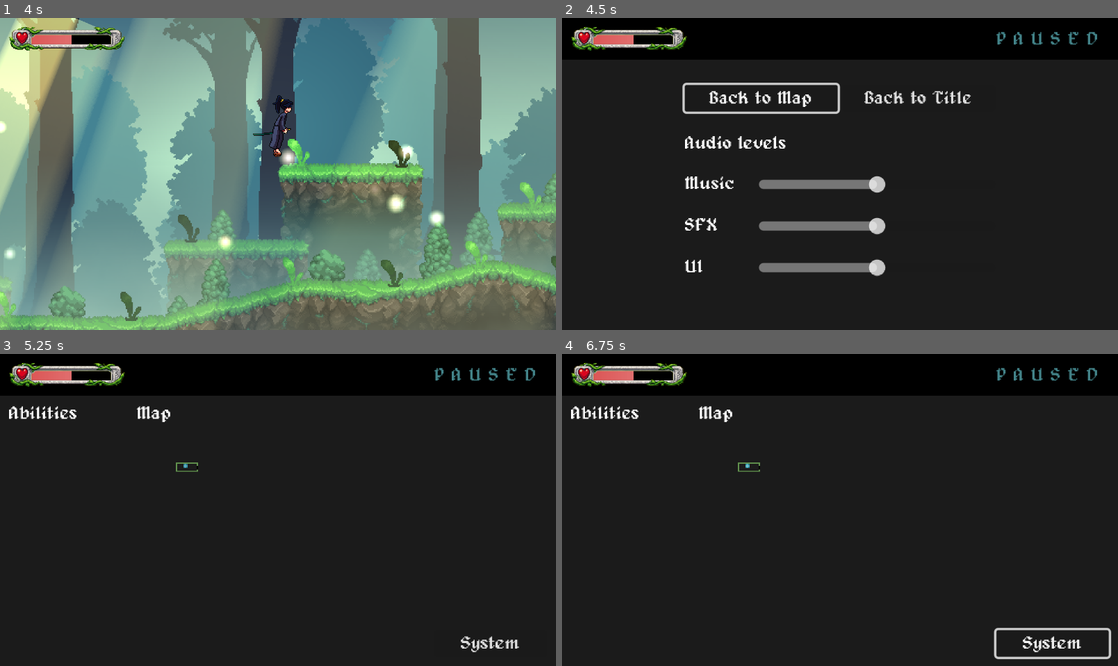
Above: before the commit, frames 1-4 (two rows, left to right).
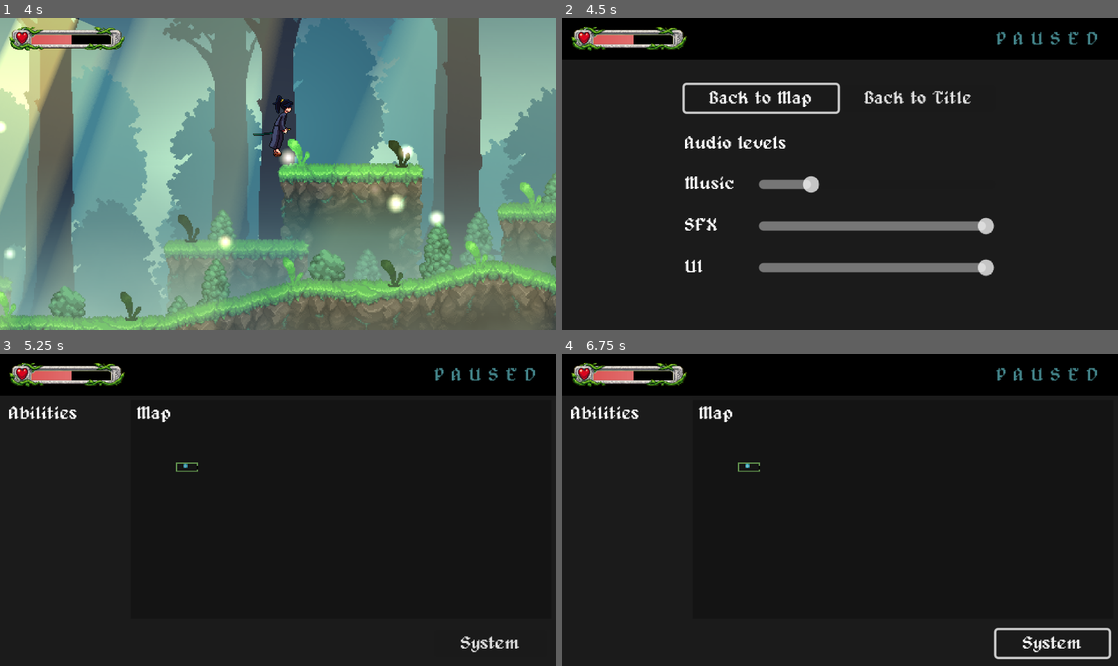
Above: after the commit, the same moments.

Repository: MihailJordanov/Yonderfall
Game: Godot game, scene res://levels/00_forest/f_01.tscn
The game is run twice, just before and just after one commit, with the same random seed, the same clock (stepped at 60 frames per second) and the same inputs.
Inputs (mouse positions are in pixels of both pictures, inside the frame that each line leads up to):
- Up to frame 1 (4 s): tap Enter at 0.5 s; move the mouse to (400, 158) at 0.52 s; hold S (action) 0.53-1.28 s; hold Right (right) 0.53-2.03 s; click (400, 158) at 0.67 s; tap Space (jump) at 0.77, 1.52, 3.02, 3.77 s; move the mouse to (166, 189) at 1.27 s; tap S (action) at 1.35, 3.05 s; move the mouse to (333, 105) at 2.02 s; hold Left (left) 2.03-2.78 s; hold S (action) 2.03-2.78 s; tap X (attack) at 2.1 s; move the mouse to (250, 236) at 2.77 s; hold Right (right) from 2.78 s (still down); tap C (dash) at 2.85 s; click (250, 236) at 2.92 s; move the mouse to (444, 220) at 3.52 s; hold S (action) from 3.53 s (still down); tap 8 at 3.6 s
- Up to frame 2 (4.5 s): tap Escape (pause) at 4.15 s; release Right (right) at 4.25 s; release S (action) at 4.25 s; click "System" at 4.25 s
- Up to frame 3 (5.25 s): click "Back to Map" at 5 s
- Up to frame 4 (6.75 s): tap Space (jump) at 5.75, 6.02 s; move the mouse to (673, 463) at 5.77 s; hold Left (left) 5.78-6.53 s; tap 9 at 5.85 s; tap S (action) at 6.05 s; tap Enter at 6.5 s; move the mouse to (867, 510) at 6.52 s; hold Right (right) from 6.53 s (still down); hold S (action) from 6.53 s (still down); tap 1 at 6.6 s; click (867, 510) at 6.67 s

Frame 1 is identical in both runs. In frame 2, 2.1% of the frame differs, in the area x 43-78%, y 50-83%; in frame 3, less than 0.1%; in frame 4, less than 0.1%.

Commit message:
Adding Music, UI and SFX

Diff:
--- /dev/null
+++ b/00_global/audio/audio.gd
@@ -0,0 +1,129 @@
+# Audio
+extends Node
+
+enum REVERB_TYPE { NONE, SMALL, MEDIUM, LARGE }
+
+@export var ui_focus_audio : AudioStream
+@export var ui_select_audio : AudioStream
+@export var ui_cancel_audio : AudioStream
+@export var ui_success_audio : AudioStream
+@export var ui_error_audio : AudioStream
+
+var current_track : int = 0
+var music_tweens : Array[ Tween ]
+var ui_audio_player : AudioStreamPlaybackPolyphonic
+
+@onready var music_1: AudioStreamPlayer = %Music1
+@onready var music_2: AudioStreamPlayer = %Music2
+@onready var ui: AudioStreamPlayer = %UI
+
+func _ready() -> void:
+	ui.play()
+	ui_audio_player = ui.get_stream_playback()
+	pass
+
+
+func play_music( audio : AudioStream ) -> void:
+	var current_player : AudioStreamPlayer = get_music_player( current_track )
+	if current_player.stream == audio:
+		return
+
+	var next_track : int = wrapi( current_track + 1, 0, 2 )
+	var next_player : AudioStreamPlayer = get_music_player( next_track )
+
+	next_player.stream = audio
+	next_player.play()
+
+	for t in music_tweens:
+		t.kill()
+	music_tweens.clear()
+
+	fade_track_out( current_player )
+	fade_track_in( next_player )
+
+	current_track = next_track
+
+	pass
+
+func get_music_player( i : int ) -> AudioStreamPlayer:
+	if i == 0:
+		return music_1
+	else:
+		return music_2
+
+
+func fade_track_out( player : AudioStreamPlayer ) -> void:
+	var tween : Tween = create_tween()
+	music_tweens.append( tween )
+	tween.tween_property( player, "volume_linear", 0.0, 1.5 )
+	tween.tween_callback( player.stop )
+	pass
+
+
+func fade_track_in( player : AudioStreamPlayer ) -> void:
+	var tween : Tween = create_tween()
+	music_tweens.append( tween )
+	tween.tween_property( player, "volume_linear", 1.0, 1.0 )
+	pass
+
+
+func set_reverb( type : REVERB_TYPE ) -> void:
+	var reverb_fx : AudioEffectReverb = AudioServer.get_bus_effect( 1, 0 )
+	if not reverb_fx:
+		return
+
+	AudioServer.set_bus_effect_enabled( 1, 0, true )
+	match type:
+		REVERB_TYPE.NONE:
+			AudioServer.set_bus_effect_enabled( 1, 0, false )
+		REVERB_TYPE.SMALL:
+			reverb_fx.room_size = 0.2
+		REVERB_TYPE.MEDIUM:
+			reverb_fx.room_size = 0.5
+		REVERB_TYPE.LARGE:
+			reverb_fx.room_size = 0.8
+	pass
+
+func play_spatial_sound( audio : AudioStream, pos : Vector2 ) -> void:
+	var ap : AudioStreamPlayer2D = AudioStreamPlayer2D.new()
+	add_child( ap )
+	ap.bus = "SFX"
+	ap.global_position = pos
+	ap.stream = audio
+	ap.finished.connect( ap.queue_free )
+	ap.play()
+	pass
+
+#region /// ui functions
+func play_ui_audio( audio : AudioStream ) -> void:
+	if ui_audio_player:
+		ui_audio_player.play_stream( audio )
+	pass
+
+func ui_focus_change() -> void:
+	play_ui_audio( ui_focus_audio )
+	pass
+
+func ui_select() -> void:
+	play_ui_audio( ui_select_audio )
+	pass
+
+func ui_cancel() -> void:
+	play_ui_audio( ui_cancel_audio )
+	pass
+
+func ui_success() -> void:
+	play_ui_audio( ui_success_audio )
+	pass
+
+func ui_error() -> void:
+	play_ui_audio( ui_error_audio )
+	pass
+#endregion
+
+
+func setup_button_audio( node : Node ) -> void:
+	for c in node.find_children( "*", "Button" ):
+		c.pressed.connect( ui_select )
+		c.focus_entered.connect( ui_focus_change )
+	pass
--- /dev/null
+++ b/00_global/audio/audio.tscn
@@ -0,0 +1,33 @@
+[gd_scene load_steps=8 format=3 uid="uid://d1an2f87nkesw"]
+
+[ext_resource type="Script" uid="uid://6pil6op7fckk" path="res://00_global/audio/audio.gd" id="1_qqy3t"]
+[ext_resource type="AudioStream" uid="uid://cb7u7dfalhndf" path="res://00_global/audio/ui_audio/ui_bloop_audio.wav" id="2_4l0er"]
+[ext_resource type="AudioStream" uid="uid://s23v2ml70kl2" path="res://00_global/audio/ui_audio/ui_select_audio.wav" id="3_dvici"]
+[ext_resource type="AudioStream" uid="uid://bblx3mto6h7fe" path="res://00_global/audio/ui_audio/ui_woosh.wav" id="4_6abs4"]
+[ext_resource type="AudioStream" uid="uid://itmdhofk6y5n" path="res://00_global/audio/ui_audio/ui_success_audio.wav" id="5_ts5ui"]
+[ext_resource type="AudioStream" uid="uid://bdopfejwfxyp0" path="res://00_global/audio/ui_audio/ui_error_audio.wav" id="6_diqwh"]
+
+[sub_resource type="AudioStreamPolyphonic" id="AudioStreamPolyphonic_6i7w7"]
+polyphony = 16
+
+[node name="Audio" type="Node"]
+process_mode = 3
+script = ExtResource("1_qqy3t")
+ui_focus_audio = ExtResource("2_4l0er")
+ui_select_audio = ExtResource("3_dvici")
+ui_cancel_audio = ExtResource("4_6abs4")
+ui_success_audio = ExtResource("5_ts5ui")
+ui_error_audio = ExtResource("6_diqwh")
+
+[node name="Music1" type="AudioStreamPlayer" parent="."]
+unique_name_in_owner = true
+bus = &"Music"
+
+[node name="Music2" type="AudioStreamPlayer" parent="."]
+unique_name_in_owner = true
+bus = &"Music"
+
+[node name="UI" type="AudioStreamPlayer" parent="."]
+unique_name_in_owner = true
+stream = SubResource("AudioStreamPolyphonic_6i7w7")
+bus = &"UI"
--- a/00_global/save_manager.gd
+++ b/00_global/save_manager.gd
@@ -1,6 +1,7 @@
 #SaveManger Script
 extends Node
 
+const CONFIG_FILE_PATH = "user://settings.cfg"
 const SLOTS : Array[ String ] = [
 	"save_01", "save_02", "save_03"
 ]
@@ -12,6 +13,7 @@
 
 
 func _ready() -> void:
+	load_configuration()
 	SceneManager.scene_entered.connect( _on_scene_entered )
 	pass
 
@@ -127,3 +129,30 @@
 	else:
 		discovered_areas.append( scene_uid )
 	pass
+
+#region Configuration Settings
+
+func save_configuration() -> void:
+	var config := ConfigFile.new()
+	config.set_value( "audio", "music", AudioServer.get_bus_volume_linear(2) )
+	config.set_value( "audio", "sfx", AudioServer.get_bus_volume_linear(3) )
+	config.set_value( "audio", "ui", AudioServer.get_bus_volume_linear(4) )
+	config.save( CONFIG_FILE_PATH )
+	pass
+
+func load_configuration() -> void:
+	var config := ConfigFile.new()
+	var err = config.load( CONFIG_FILE_PATH )
+	if err != OK:
+		AudioServer.set_bus_volume_linear( 2, 0.2 )
+		AudioServer.set_bus_volume_linear( 3, 1.0 )
+		AudioServer.set_bus_volume_linear( 4, 1.0 )
+		save_configuration()
+		return
+
+	AudioServer.set_bus_volume_linear( 2, config.get_value( "audio", "music", 0.8 ) )
+	AudioServer.set_bus_volume_linear( 3, config.get_value( "audio", "sfx", 1.0 ) )
+	AudioServer.set_bus_volume_linear( 4, config.get_value( "audio", "ui", 1.0 ) )
+	pass
+
+#endregion
--- /dev/null
+++ b/default_bus_layout.tres
@@ -0,0 +1,32 @@
+[gd_resource type="AudioBusLayout" load_steps=2 format=3 uid="uid://1jc4qbrrxoha"]
+
+[sub_resource type="AudioEffectReverb" id="AudioEffectReverb_j3pel"]
+resource_name = "Reverb"
+
+[resource]
+bus/1/name = &"EffectPass"
+bus/1/solo = false
+bus/1/mute = false
+bus/1/bypass_fx = false
+bus/1/volume_db = 0.0
+bus/1/send = &"Master"
+bus/1/effect/0/effect = SubResource("AudioEffectReverb_j3pel")
+bus/1/effect/0/enabled = false
+bus/2/name = &"Music"
+bus/2/solo = false
+bus/2/mute = false
+bus/2/bypass_fx = false
+bus/2/volume_db = 0.0
+bus/2/send = &"EffectPass"
+bus/3/name = &"SFX"
+bus/3/solo = false
+bus/3/mute = false
+bus/3/bypass_fx = false
+bus/3/volume_db = 0.0
+bus/3/send = &"EffectPass"
+bus/4/name = &"UI"
+bus/4/solo = false
+bus/4/mute = false
+bus/4/bypass_fx = false
+bus/4/volume_db = 0.0
+bus/4/send = &"Master"
--- a/general/door_and_switch/door.gd
+++ b/general/door_and_switch/door.gd
@@ -2,7 +2,7 @@
 @icon( "res://general/icons/door.svg" )
 class_name Door extends Node2D
 
-const DOOR_CRASH_AUDIO = preload("uid://csv33syapqfst")
+const DOOR_CRASH_AUDIO = preload("uid://booi4gte0ko1r")
 
 @onready var animation_player: AnimationPlayer = $AnimationPlayer
 
@@ -19,6 +19,7 @@
 	pass
 
 func _on_switch_activated() -> void:
+	Audio.play_spatial_sound( DOOR_CRASH_AUDIO, global_position )
 	animation_player.play( "open" )
 	pass
 
--- a/general/door_and_switch/swich.gd
+++ b/general/door_and_switch/switch.gd
@@ -32,7 +32,7 @@
 	pass
 
 func _on_player_interacted( _player : Player ) -> void:
-
+	Audio.play_spatial_sound( DOOR_SWITCH_AUDIO, global_position )
 	SaveManager.persistent_data[ unique_name() ] = "open"
 	activted.emit()
 	set_open()
--- a/general/door_and_switch/swich.tscn
+++ b/general/door_and_switch/switch.tscn
@@ -1,6 +1,6 @@
 [gd_scene load_steps=4 format=3 uid="uid://cj7cpe3hvdewm"]
 
-[ext_resource type="Script" uid="uid://b0m55jbnhsgkb" path="res://general/door_and_switch/swich.gd" id="1_fdnrw"]
+[ext_resource type="Script" uid="uid://b0m55jbnhsgkb" path="res://general/door_and_switch/switch.gd" id="1_fdnrw"]
 [ext_resource type="Texture2D" uid="uid://dcdisry7e7np7" path="res://general/door_and_switch/door_and_switch.png" id="1_kqpv6"]
 
 [sub_resource type="RectangleShape2D" id="RectangleShape2D_kqpv6"]
--- a/general/save_point/save_point.gd
+++ b/general/save_point/save_point.gd
@@ -25,5 +25,5 @@
 	SaveManager.save_game()
 	animation_player.play( "game_saved" )
 	animation_player.seek( 0 )
-
+	Audio.ui_success()
 	pass
--- a/levels/00_forest/c_01.tscn
+++ b/levels/00_forest/c_01.tscn
@@ -6,6 +6,8 @@
 [ext_resource type="PackedScene" uid="uid://dx6od3nsgcgi8" path="res://general/level_transition/level_transition.tscn" id="4_v2rms"]
 [ext_resource type="PackedScene" uid="uid://cn8agg0dff18h" path="res://general/general_spawn/player_spawn.tscn" id="5_qi1gy"]
 [ext_resource type="PackedScene" uid="uid://btwlujl2vkha8" path="res://general/save_point/save_point.tscn" id="6_0s5f4"]
+[ext_resource type="Script" uid="uid://dsi7na4bldclj" path="res://music/music_audio_trigger.gd" id="7_o3dtk"]
+[ext_resource type="AudioStream" uid="uid://26p12wkmv6od" path="res://music/adventure_01.mp3" id="8_o3dtk"]
 
 [node name="C01" type="Node2D"]
 
@@ -62,3 +64,9 @@
 
 [node name="SavePoint" parent="." instance=ExtResource("6_0s5f4")]
 position = Vector2(221, 334)
+
+[node name="MusicAutoTrigger" type="Node" parent="."]
+script = ExtResource("7_o3dtk")
+track = ExtResource("8_o3dtk")
+reverb = 1
+metadata/_custom_type_script = "uid://dsi7na4bldclj"
--- a/levels/00_forest/c_02.tscn
+++ b/levels/00_forest/c_02.tscn
@@ -6,7 +6,9 @@
 [ext_resource type="PackedScene" uid="uid://dx6od3nsgcgi8" path="res://general/level_transition/level_transition.tscn" id="4_wma0d"]
 [ext_resource type="PackedScene" uid="uid://cn8agg0dff18h" path="res://general/general_spawn/player_spawn.tscn" id="5_y15e0"]
 [ext_resource type="PackedScene" uid="uid://btswyg3g1oqnp" path="res://general/door_and_switch/door.tscn" id="6_u6uvq"]
-[ext_resource type="PackedScene" uid="uid://cj7cpe3hvdewm" path="res://general/door_and_switch/swich.tscn" id="7_ocngb"]
+[ext_resource type="PackedScene" uid="uid://cj7cpe3hvdewm" path="res://general/door_and_switch/switch.tscn" id="7_ocngb"]
+[ext_resource type="Script" uid="uid://dsi7na4bldclj" path="res://music/music_audio_trigger.gd" id="8_1tbvh"]
+[ext_resource type="AudioStream" uid="uid://26p12wkmv6od" path="res://music/adventure_01.mp3" id="9_2jikb"]
 
 [node name="C02" type="Node2D"]
 
@@ -70,3 +72,9 @@
 
 [node name="Swich" parent="Door" instance=ExtResource("7_ocngb")]
 position = Vector2(95, 2)
+
+[node name="MusicAutoTrigger" type="Node" parent="."]
+script = ExtResource("8_1tbvh")
+track = ExtResource("9_2jikb")
+reverb = 1
+metadata/_custom_type_script = "uid://dsi7na4bldclj"
--- a/levels/00_forest/d_01.tscn
+++ b/levels/00_forest/d_01.tscn
@@ -6,6 +6,8 @@
 [ext_resource type="Script" uid="uid://i0mj0vycwybm" path="res://general/scripts/level_bounds.gd" id="4_88eei"]
 [ext_resource type="PackedScene" uid="uid://dx6od3nsgcgi8" path="res://general/level_transition/level_transition.tscn" id="5_y5usq"]
 [ext_resource type="PackedScene" uid="uid://cn8agg0dff18h" path="res://general/general_spawn/player_spawn.tscn" id="6_b20by"]
+[ext_resource type="Script" uid="uid://dsi7na4bldclj" path="res://music/music_audio_trigger.gd" id="7_lbff1"]
+[ext_resource type="AudioStream" uid="uid://bvuoq71kx4occ" path="res://music/dungeon_02.mp3" id="8_2rt8j"]
 
 [node name="D01" type="Node2D"]
 
@@ -90,3 +92,9 @@
 
 [node name="PlayerSpawn" parent="." instance=ExtResource("6_b20by")]
 position = Vector2(1088, 353)
+
+[node name="MusicAutoTrigger" type="Node" parent="."]
+script = ExtResource("7_lbff1")
+track = ExtResource("8_2rt8j")
+reverb = 1
+metadata/_custom_type_script = "uid://dsi7na4bldclj"
--- a/levels/00_forest/d_02.tscn
+++ b/levels/00_forest/d_02.tscn
@@ -1,10 +1,12 @@
-[gd_scene load_steps=6 format=4 uid="uid://xg48m3hem7xn"]
+[gd_scene load_steps=8 format=4 uid="uid://xg48m3hem7xn"]
 
 [ext_resource type="TileSet" uid="uid://mre05p3xygab" path="res://levels/tilesets/main_street.tres" id="1_07dwc"]
 [ext_resource type="PackedScene" uid="uid://bhbrw7lh73x1f" path="res://levels/props/animated/torch.tscn" id="2_r7nao"]
 [ext_resource type="Script" uid="uid://i0mj0vycwybm" path="res://general/scripts/level_bounds.gd" id="3_2gxo5"]
 [ext_resource type="PackedScene" uid="uid://dx6od3nsgcgi8" path="res://general/level_transition/level_transition.tscn" id="4_xssef"]
 [ext_resource type="PackedScene" uid="uid://cn8agg0dff18h" path="res://general/general_spawn/player_spawn.tscn" id="5_w3ln6"]
+[ext_resource type="Script" uid="uid://dsi7na4bldclj" path="res://music/music_audio_trigger.gd" id="6_0wyga"]
+[ext_resource type="AudioStream" uid="uid://bvuoq71kx4occ" path="res://music/dungeon_02.mp3" id="7_hnpcb"]
 
 [node name="D02" type="Node2D"]
 
@@ -80,7 +82,7 @@
 position = Vector2(769, 894)
 size = 4
 location = 1
-target_level = "uid://cbovqo0unenrs"
+target_level = "uid://bvxtyfivmcpu0"
 target_area_name = "LevelTransition"
 
 [node name="DirectionalLight2D" type="DirectionalLight2D" parent="."]
@@ -91,3 +93,9 @@
 
 [node name="PlayerSpawn" parent="." instance=ExtResource("5_w3ln6")]
 position = Vector2(710, 372)
+
+[node name="MusicAutoTrigger" type="Node" parent="."]
+script = ExtResource("6_0wyga")
+track = ExtResource("7_hnpcb")
+reverb = 2
+metadata/_custom_type_script = "uid://dsi7na4bldclj"
--- a/levels/00_forest/d_03.tscn
+++ b/levels/00_forest/d_03.tscn
@@ -6,6 +6,8 @@
 [ext_resource type="Script" uid="uid://i0mj0vycwybm" path="res://general/scripts/level_bounds.gd" id="4_hdsfq"]
 [ext_resource type="PackedScene" uid="uid://dx6od3nsgcgi8" path="res://general/level_transition/level_transition.tscn" id="5_mt0p4"]
 [ext_resource type="PackedScene" uid="uid://cn8agg0dff18h" path="res://general/general_spawn/player_spawn.tscn" id="6_8k7e8"]
+[ext_resource type="Script" uid="uid://dsi7na4bldclj" path="res://music/music_audio_trigger.gd" id="7_5342b"]
+[ext_resource type="AudioStream" uid="uid://bvuoq71kx4occ" path="res://music/dungeon_02.mp3" id="8_hdsfq"]
 
 [node name="D03" type="Node2D"]
 
@@ -94,3 +96,9 @@
 
 [node name="PlayerSpawn" parent="." instance=ExtResource("6_8k7e8")]
 position = Vector2(87, 274)
+
+[node name="MusicAutoTrigger" type="Node" parent="."]
+script = ExtResource("7_5342b")
+track = ExtResource("8_hdsfq")
+reverb = 2
+metadata/_custom_type_script = "uid://dsi7na4bldclj"
--- a/levels/00_forest/d_04.tscn
+++ b/levels/00_forest/d_04.tscn
@@ -6,7 +6,9 @@
 [ext_resource type="PackedScene" uid="uid://dx6od3nsgcgi8" path="res://general/level_transition/level_transition.tscn" id="4_0ri7m"]
 [ext_resource type="PackedScene" uid="uid://cn8agg0dff18h" path="res://general/general_spawn/player_spawn.tscn" id="5_1hleu"]
 [ext_resource type="PackedScene" uid="uid://btswyg3g1oqnp" path="res://general/door_and_switch/door.tscn" id="6_x4thj"]
-[ext_resource type="PackedScene" uid="uid://cj7cpe3hvdewm" path="res://general/door_and_switch/swich.tscn" id="7_0ri7m"]
+[ext_resource type="PackedScene" uid="uid://cj7cpe3hvdewm" path="res://general/door_and_switch/switch.tscn" id="7_0ri7m"]
+[ext_resource type="Script" uid="uid://dsi7na4bldclj" path="res://music/music_audio_trigger.gd" id="8_1hleu"]
+[ext_resource type="AudioStream" uid="uid://bvuoq71kx4occ" path="res://music/dungeon_02.mp3" id="9_eficc"]
 
 [sub_resource type="CanvasItemMaterial" id="CanvasItemMaterial_x4thj"]
 blend_mode = 1
@@ -101,7 +103,7 @@
 size = 3
 location = 0
 target_level = "uid://xg48m3hem7xn"
-target_area_name = "LevelTransition2"
+target_area_name = "LevelTransition4"
 
 [node name="DirectionalLight2D" type="DirectionalLight2D" parent="."]
 color = Color(0.08702164, 0.099469066, 0.09381115, 1)
@@ -126,3 +128,9 @@
 randomness = 0.85
 visibility_rect = Rect2(-550, -300, 1000, 400)
 process_material = SubResource("ParticleProcessMaterial_eficc")
+
+[node name="MusicAutoTrigger" type="Node" parent="."]
+script = ExtResource("8_1hleu")
+track = ExtResource("9_eficc")
+reverb = 3
+metadata/_custom_type_script = "uid://dsi7na4bldclj"
--- a/levels/00_forest/f_01.tscn
+++ b/levels/00_forest/f_01.tscn
@@ -8,6 +8,8 @@
 [ext_resource type="Script" uid="uid://i0mj0vycwybm" path="res://general/scripts/level_bounds.gd" id="6_u8wdh"]
 [ext_resource type="PackedScene" uid="uid://dx6od3nsgcgi8" path="res://general/level_transition/level_transition.tscn" id="7_644ei"]
 [ext_resource type="PackedScene" uid="uid://cn8agg0dff18h" path="res://general/general_spawn/player_spawn.tscn" id="8_36vfp"]
+[ext_resource type="Script" uid="uid://dsi7na4bldclj" path="res://music/music_audio_trigger.gd" id="9_lu13m"]
+[ext_resource type="AudioStream" uid="uid://cw24ii4kfdylq" path="res://music/forest_02.mp3" id="10_xgv2r"]
 
 [sub_resource type="Gradient" id="Gradient_o526s"]
 colors = PackedColorArray(1, 1, 1, 1, 1, 1, 1, 0)
@@ -2872,3 +2874,9 @@
 
 [node name="PlayerSpawn" parent="." instance=ExtResource("8_36vfp")]
 position = Vector2(8, 226)
+
+[node name="MusicAutoTrigger" type="Node" parent="."]
+script = ExtResource("9_lu13m")
+track = ExtResource("10_xgv2r")
+reverb = 1
+metadata/_custom_type_script = "uid://dsi7na4bldclj"
--- a/levels/00_forest/f_02.tscn
+++ b/levels/00_forest/f_02.tscn
@@ -9,6 +9,8 @@
 [ext_resource type="Script" uid="uid://i0mj0vycwybm" path="res://general/scripts/level_bounds.gd" id="7_igoes"]
 [ext_resource type="PackedScene" uid="uid://dx6od3nsgcgi8" path="res://general/level_transition/level_transition.tscn" id="8_hr76n"]
 [ext_resource type="PackedScene" uid="uid://cn8agg0dff18h" path="res://general/general_spawn/player_spawn.tscn" id="9_k3jgy"]
+[ext_resource type="Script" uid="uid://dsi7na4bldclj" path="res://music/music_audio_trigger.gd" id="10_tqpks"]
+[ext_resource type="AudioStream" uid="uid://cw24ii4kfdylq" path="res://music/forest_02.mp3" id="11_fmd7i"]
 
 [sub_resource type="Gradient" id="Gradient_o526s"]
 colors = PackedColorArray(1, 1, 1, 1, 1, 1, 1, 0)
@@ -2898,3 +2900,9 @@
 
 [node name="PlayerSpawn" parent="." instance=ExtResource("9_k3jgy")]
 position = Vector2(1177, 163)
+
+[node name="MusicAutoTrigger" type="Node" parent="."]
+script = ExtResource("10_tqpks")
+track = ExtResource("11_fmd7i")
+reverb = 2
+metadata/_custom_type_script = "uid://dsi7na4bldclj"
--- /dev/null
+++ b/music/music_audio_trigger.gd
@@ -0,0 +1,11 @@
+@icon( "res://general/icons/music_trigger.svg" )
+class_name MusicAutoTrigger extends Node
+
+
+@export var track : AudioStream
+@export var reverb : Audio.REVERB_TYPE = Audio.REVERB_TYPE.NONE
+
+func _ready() -> void:
+	Audio.play_music( track )
+	Audio.set_reverb( reverb )
+	pass
--- /dev/null
+++ b/music/music_audio_trigger.tscn
@@ -0,0 +1,3 @@
+[gd_scene format=3 uid="uid://b3cf4rhnt4y1f"]
+
+[node name="MusicAudioTrigger" type="Node2D"]
--- a/pause_menu/pause_menu.tscn
+++ b/pause_menu/pause_menu.tscn
@@ -106,6 +106,7 @@
 
 [node name="PauseScreen" type="Control" parent="Control"]
 unique_name_in_owner = true
+visible = false
 layout_mode = 1
 anchors_preset = 15
 anchor_right = 1.0
@@ -113,6 +114,18 @@
 offset_top = 36.0
 grow_horizontal = 2
 grow_vertical = 2
+
+[node name="ColorRect3" type="ColorRect" parent="Control/PauseScreen"]
+custom_minimum_size = Vector2(0, 36)
+layout_mode = 1
+anchors_preset = 10
+anchor_right = 1.0
+offset_left = 113.0
+offset_top = 4.0
+offset_right = -4.0
+offset_bottom = 193.0
+grow_horizontal = 2
+color = Color(0, 0, 0, 0.25882354)
 
 [node name="Map" type="Control" parent="Control/PauseScreen"]
 anchors_preset = 0
@@ -283,7 +296,6 @@
 
 [node name="System" type="Control" parent="Control"]
 unique_name_in_owner = true
-visible = false
 layout_mode = 1
 anchors_preset = 15
 anchor_right = 1.0
--- a/pause_menu/scripts/pause_menu.gd
+++ b/pause_menu/scripts/pause_menu.gd
@@ -11,13 +11,16 @@
 @onready var ui_slider: HSlider = %UISlider
 #endregion
 
-var player : Player
+var player_position : Vector2
 
 func _ready() -> void:
 	show_pause_screen()
 	system_menu_button.pressed.connect( show_system_menu )
-
+	Audio.setup_button_audio( self )
 	setup_system_menu()
+	var player : Node2D = get_tree().get_first_node_in_group( "Player" )
+	if player:
+		player_position = player.global_position
 	pass
 
 func _unhandled_input(event: InputEvent) -> void:
@@ -43,6 +46,14 @@
 
 
 func setup_system_menu() -> void:
+	music_slider.value = AudioServer.get_bus_volume_linear( 2 )
+	sfx_slider.value = AudioServer.get_bus_volume_linear( 3 )
+	ui_slider.value = AudioServer.get_bus_volume_linear( 4 )
+
+	music_slider.value_changed.connect( _on_music_slider_changed )
+	sfx_slider.value_changed.connect( _on_sfx_slider_changed )
+	ui_slider.value_changed.connect( _on_ui_slider_changed )
+
 	back_to_title_button.pressed.connect( _on_back_to_title_pressed )
 	back_to_map_button.pressed.connect( show_pause_screen )
 	pass
@@ -54,3 +65,20 @@
 	Messages.back_to_title_screen.emit()
 	queue_free()
 	pass
+
+func _on_music_slider_changed( v : float ) -> void:
+	AudioServer.set_bus_volume_linear( 2, v )
+	SaveManager.save_configuration()
+	pass
+
+func _on_sfx_slider_changed( v : float ) -> void:
+	AudioServer.set_bus_volume_linear( 3, v )
+	Audio.play_spatial_sound( Audio.ui_focus_audio, player_position )
+	SaveManager.save_configuration()
+	pass
+
+func _on_ui_slider_changed( v : float ) -> void:
+	AudioServer.set_bus_volume_linear( 4, v )
+	Audio.ui_focus_change()
+	SaveManager.save_configuration()
+	pass
--- a/project.godot
+++ b/project.godot
@@ -21,6 +21,7 @@
 SaveManager="*res://00_global/save_manager.gd"
 Messages="*res://00_global/messages.gd"
 PlayerHud="*res://00_global/player_hud/player_hud.tscn"
+Audio="*res://00_global/audio/audio.tscn"
 
 [display]
 
--- a/title_screen/title_screen.gd
+++ b/title_screen/title_screen.gd
@@ -32,6 +32,8 @@
 	load_slot_1.pressed.connect( _on_load_game_pressed.bind( 0 ) )
 	load_slot_2.pressed.connect( _on_load_game_pressed.bind( 1 ) )
 	load_slot_3.pressed.connect( _on_load_game_pressed.bind( 2 ) )
+
+	Audio.setup_button_audio( self )
 
 	show_main_menu()
 	animation_player.animation_finished.connect( _on_animation_finished )
--- a/title_screen/title_screen.tscn
+++ b/title_screen/title_screen.tscn
@@ -6,6 +6,8 @@
 [ext_resource type="TileSet" uid="uid://mre05p3xygab" path="res://levels/tilesets/main_street.tres" id="3_oqrgu"]
 [ext_resource type="Texture2D" uid="uid://b8262io74ycpg" path="res://levels/tilesets/sprites/forgotten_forest_example_tileset.png" id="4_fv0o7"]
 [ext_resource type="PackedScene" uid="uid://dv28bqpemmsjj" path="res://levels/props/animated/plant.tscn" id="5_1oos5"]
+[ext_resource type="Script" uid="uid://dsi7na4bldclj" path="res://music/music_audio_trigger.gd" id="7_fv0o7"]
+[ext_resource type="AudioStream" uid="uid://dsjjfixxup2ey" path="res://music/title_02.mp3" id="8_1oos5"]
 
 [sub_resource type="Gradient" id="Gradient_o526s"]
 colors = PackedColorArray(1, 1, 1, 1, 1, 1, 1, 0)
@@ -3106,3 +3108,8 @@
 layout_mode = 2
 text = "Load Slot 03
 "
+
+[node name="MusicAutoTrigger" type="Node" parent="."]
+script = ExtResource("7_fv0o7")
+track = ExtResource("8_1oos5")
+metadata/_custom_type_script = "uid://dsi7na4bldclj"
Not shown, added: 00_global/audio/audio.gd.uid
Renamed: general/door_and_switch/swich.gd.uid -> general/door_and_switch/switch.gd.uid
Not shown: 1 places in levels/00_forest/c_01.tscn that only renumber resources
Not shown: 1 places in levels/00_forest/c_02.tscn that only renumber resources
Not shown: 1 places in levels/00_forest/d_01.tscn that only renumber resources
Not shown: 1 places in levels/00_forest/d_03.tscn that only renumber resources
Not shown: 1 places in levels/00_forest/d_04.tscn that only renumber resources
Not shown: 1 places in levels/00_forest/f_01.tscn that only renumber resources
Not shown: 1 places in levels/00_forest/f_02.tscn that only renumber resources
Not shown, added: music/music_audio_trigger.gd.uid
Not shown: 1 places in title_screen/title_screen.tscn that only renumber resources
Not shown, added: 00_global/audio/ui_audio/ui_bloop_audio.wav
(and 13 more such lines)
